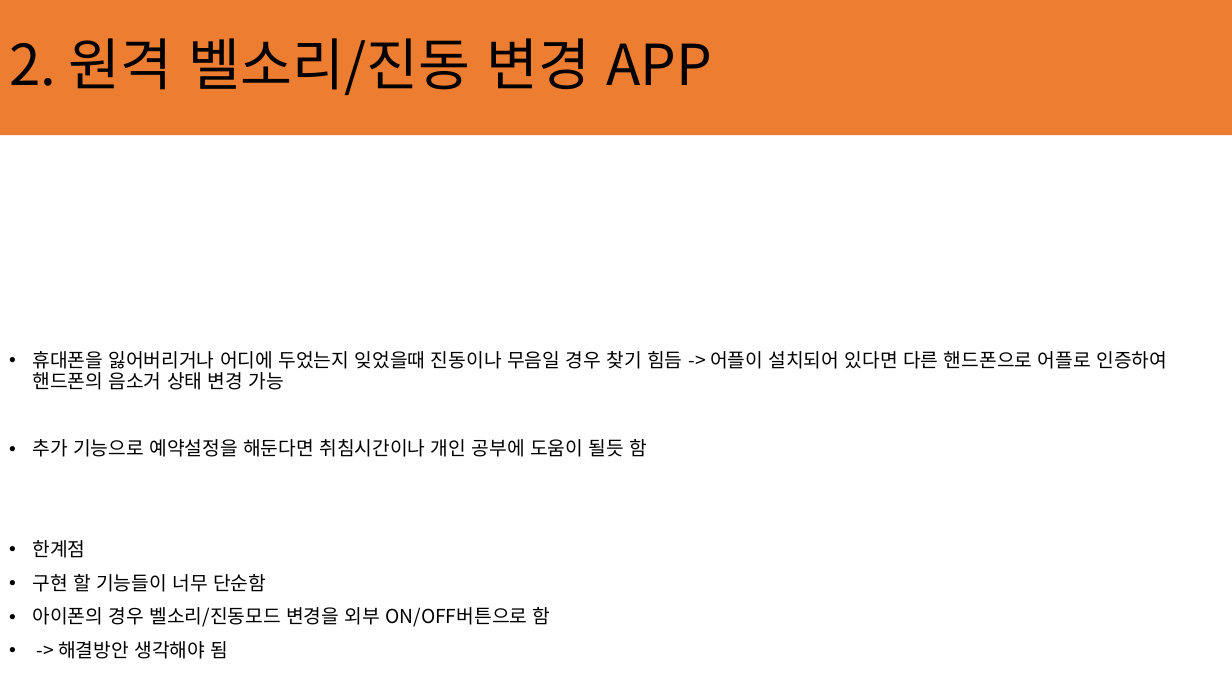
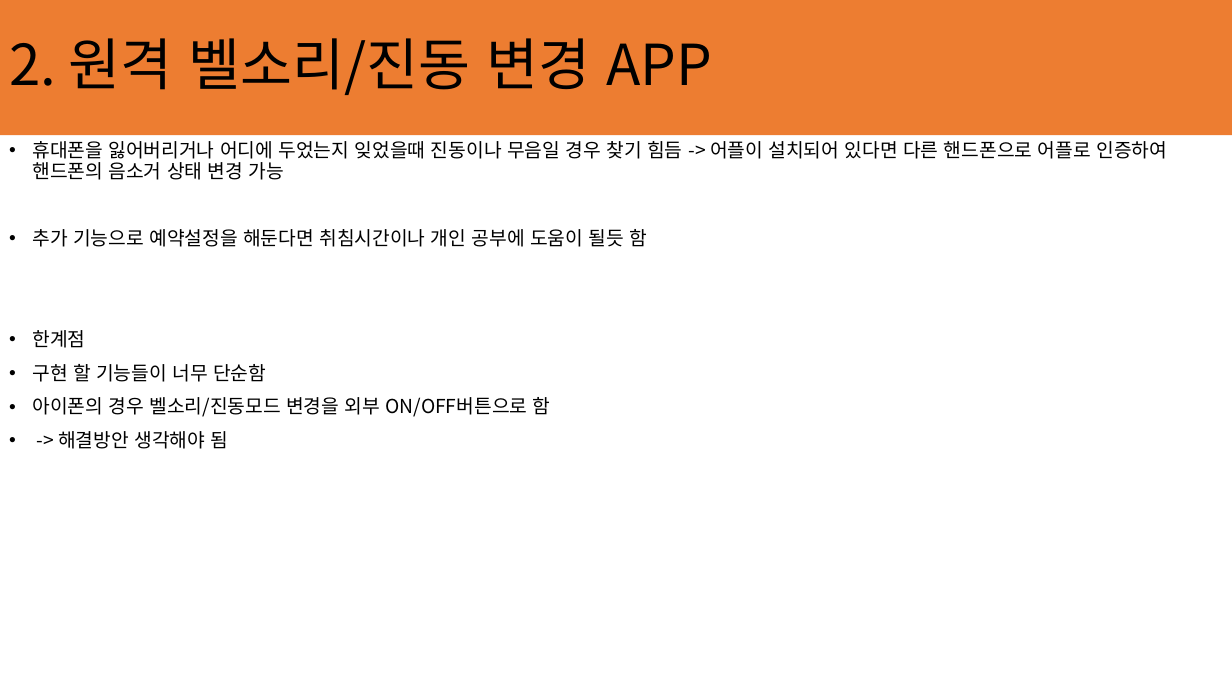
Before and after one commit to ChaeSung-Lee/DJ_InternShip, a slide deck: slide 6 of 2021_Summer/jp.hong/Project_BnC_jph.pptx. Drawn at 1232x693 pixels with LibreOffice and Linux fonts; fonts in the diff are those of the drawing. Boxes give left, top, right and bottom in pixels: in the first picture for what was removed or moved away, otherwise in the second. Text is boxed around its words. In the diff, an @@ line names an element or a change of style, - is before the commit and + after.

```diff
--- a/2021_Summer/jp.hong/Project_BnC_jph.pptx
+++ b/2021_Summer/jp.hong/Project_BnC_jph.pptx
@@ text "휴대폰을 잃어버리거나 어디에 두었는지 잊었을때 ...": place and size @@
-text "휴대폰을 잃어버리거나 어디에 두었는지 잊었을때 ..." at [32,351,1167,659]
+text "휴대폰을 잃어버리거나 어디에 두었는지 잊었을때 ..." at [32,141,1167,449]
```
Also in this commit, not shown: 6 other slides changed, 5 slides added, 2 slides removed.
